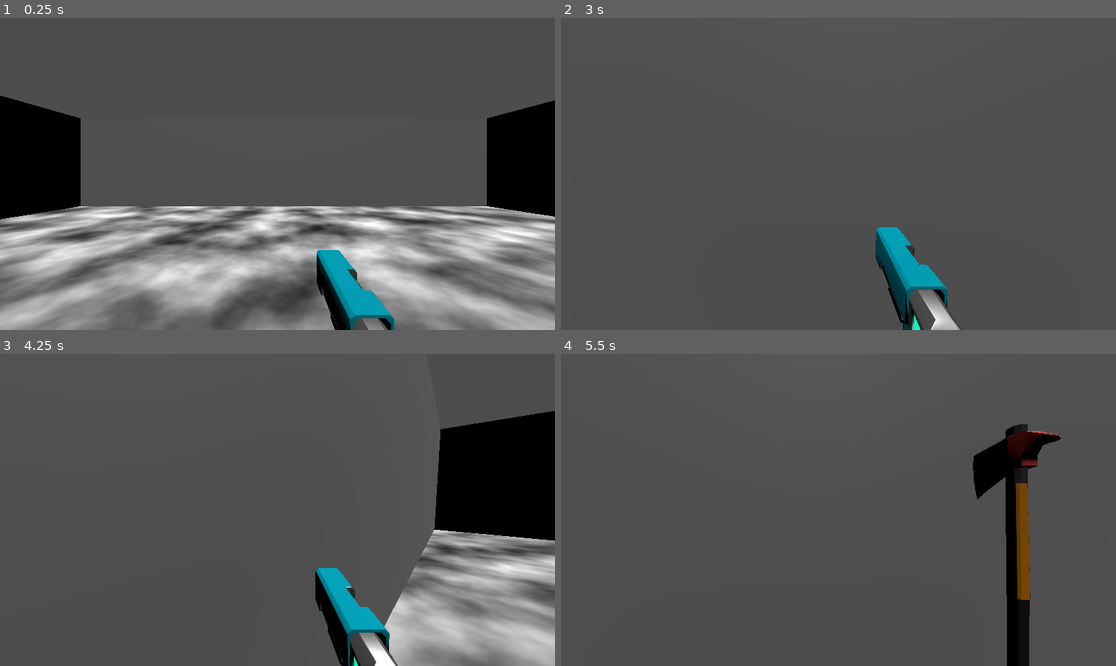
Above: before the commit, frames 1-4 (two rows, left to right).
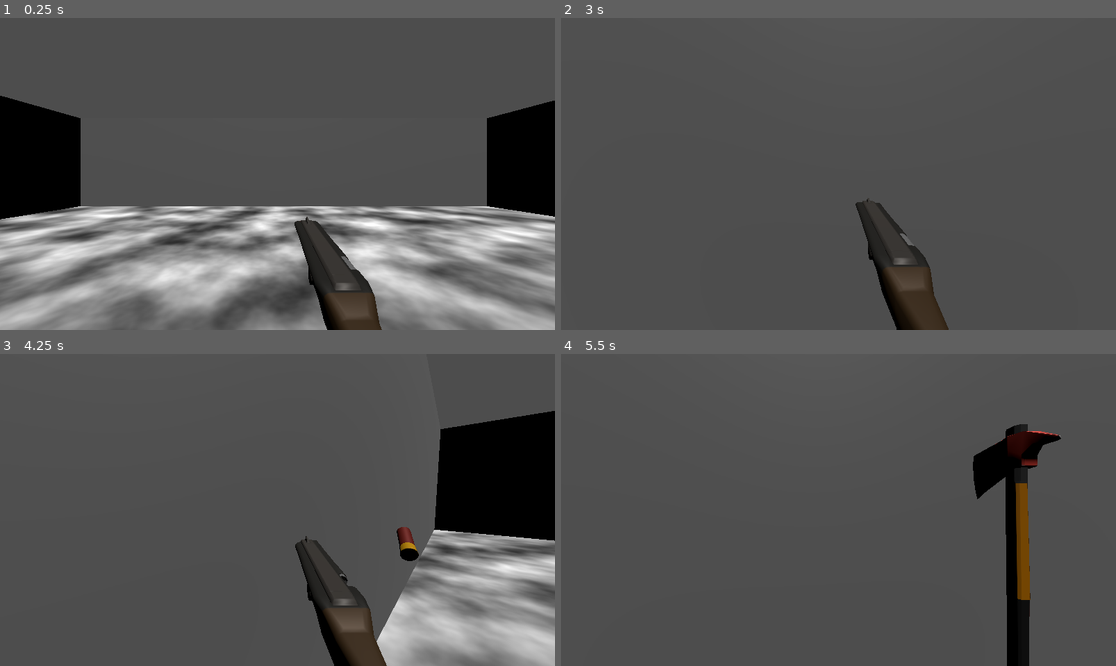
Above: after the commit, the same moments.

Repository: Apetrosia/Robot-Shooter
Game: Godot game, scene res://assets/levels/test_level.tscn
Two runs of this game, one before a commit and one after it. Both use one fixed random seed, a clock stepped at 60 frames per second and the inputs below.
Inputs (mouse positions are in pixels of both pictures, inside the frame that each line leads up to):
- Up to frame 1 (0.25 s): no input
- Up to frame 2 (3 s): tap Enter at 0.5 s; move the mouse to (960, 158) at 0.52 s; hold D (move_right) 0.53-1.28 s; tap C (change) at 0.6, 2.85 s; tap Space (jump) at 0.77, 1.52 s; move the mouse to (810, 174) at 1.27 s; hold W (move_forward) from 1.28 s (still down); click (810, 174) at 1.35 s; move the mouse to (849, 167) at 2.02 s; hold Shift (run) 2.03-2.78 s; move the mouse to (832, 180) at 2.77 s
- Up to frame 3 (4.25 s): keep holding W (move_forward); tap Space (jump) at 3.02, 3.5, 3.77 s; move the mouse to (316, 513) at 3.52 s; press the mouse at (316, 513) at 3.53 s; tap R (reload) at 4.15 s
- Up to frame 4 (5.5 s): keep holding W (move_forward); move the mouse to (794, 506) at 4.27 s; release the mouse at (794, 506) at 4.28 s; tap Shift (run) at 4.35 s; tap Space (jump) at 4.52 s; move the mouse to (844, 510) at 5.02 s; tap C (change) at 5.1 s

The runs differ from the first frame. In frame 1, 3.0% of the frame differs, in the area x 53-72%, y 63-100%; in frame 2, 3.5%; in frame 3, 3.6%, in the area x 53-76%, y 55-100%; in frame 4, nothing differs.

Commit message:
diff reloading for guns

Diff:
--- a/assets/entities/player/player.gd
+++ b/assets/entities/player/player.gd
@@ -36,7 +36,7 @@
 		gun.fire_off()
 		axe.attack_off()
 	elif event.is_action_pressed("reload"):
-		gun.reload(1)
+		gun.reload(gun.reloading_amount)
 
 	if Input.is_action_just_pressed("change"):
 		if gun.process_mode == Node.PROCESS_MODE_DISABLED:
--- a/assets/entities/player/player.tscn
+++ b/assets/entities/player/player.tscn
@@ -10,7 +10,7 @@
 [node name="Player" type="CharacterBody3D" node_paths=PackedStringArray("gun", "axe")]
 script = ExtResource("1_cjcxm")
 max_rotation_angle = 0.645772
-gun = NodePath("Node3D/Pistol")
+gun = NodePath("Node3D/Shotgun")
 axe = NodePath("Node3D/Axe")
 
 [node name="CollisionShape3D" type="CollisionShape3D" parent="."]
@@ -25,9 +25,10 @@
 
 [node name="Shotgun" parent="Node3D" instance=ExtResource("2_84xy3")]
 process_mode = 4
-visible = false
 
 [node name="Axe" parent="Node3D" instance=ExtResource("3_fo0do")]
 transform = Transform3D(0.4, 0, 0, 0, 0.4, 0, 0, 0, 0.4, -0.133753, 0, -5.96046e-08)
 
 [node name="Pistol" parent="Node3D" instance=ExtResource("4_j1rbx")]
+process_mode = 4
+visible = false
--- a/assets/weapons/gun.gd
+++ b/assets/weapons/gun.gd
@@ -3,10 +3,11 @@
 
 @onready var animation_tree: AnimationTree = $AnimationTree
 
+@export var bullet_amount = 4
+@export var reloading_amount = 4
 
 var reloading: int:
 	get:
-		print_debug("CHECK RELOADING ", reloading)
 		return reloading
 	set(value):
 		reloading = value
@@ -25,7 +26,6 @@
 func _on_reload():
 	reloading-=1
 
-# Called when the node enters the scene tree for the first time.
 func _ready() -> void:
 	animation_tree.active = true
 	# animation_tree.animation_started.connect(func(anim):
--- a/assets/weapons/pistol/pistol.tscn
+++ b/assets/weapons/pistol/pistol.tscn
@@ -44,6 +44,7 @@
 
 [node name="Pistol" type="Node3D"]
 script = ExtResource("1_ggipb")
+reloading_amount = 1
 
 [node name="pistol" parent="." instance=ExtResource("2_a37vf")]
 
